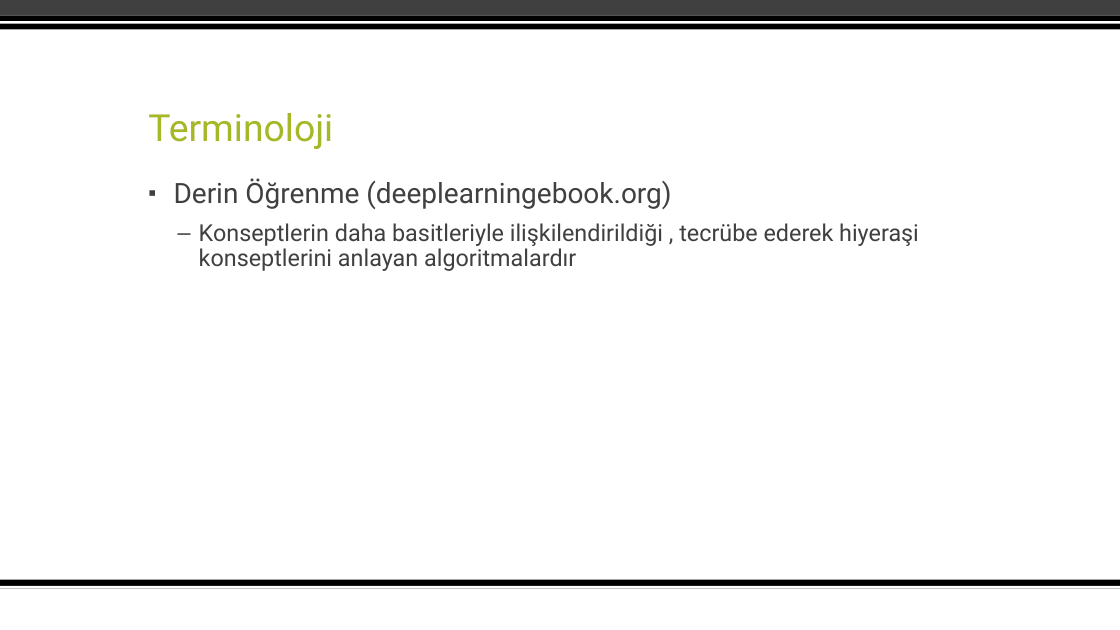
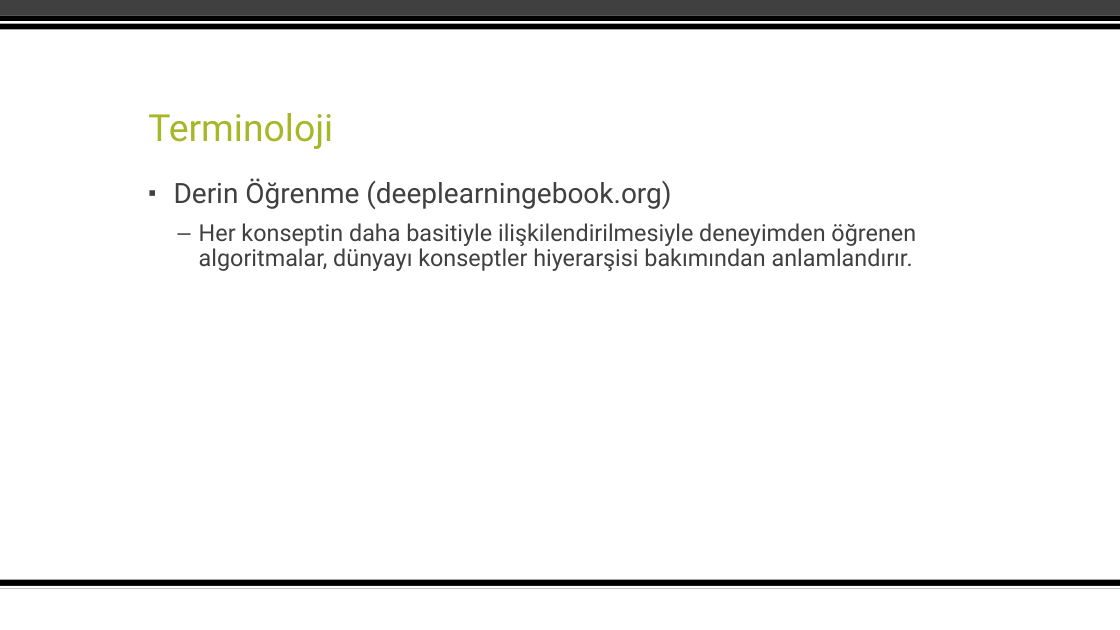
Before and after one commit to bahadirbklg/intro, a slide deck: slide 6 of 1 - introduction/DLMR _1_TURKİSH.pptx. Drawn at 1120x630 pixels with LibreOffice and Linux fonts; fonts in the diff are those of the drawing; background and template pictures are left out. Boxes give left, top, right and bottom in pixels: in the first picture for what was removed or moved away, otherwise in the second. Text is boxed around its words. In the diff, an @@ line names an element or a change of style, - is before the commit and + after.

```diff
--- a/1 - introduction/DLMR _1_TURKİSH.pptx
+++ b/1 - introduction/DLMR _1_TURKİSH.pptx
@@ text at (199, 223, 916, 271): text changed @@
-  – Konseptlerin daha basitleriyle ilişkilendirildiği , tecrübe ederek hiyeraşi konseptlerini anlayan algoritmalardır
+  – Her konseptin daha basitiyle ilişkilendirilmesiyle deneyimden öğrenen algoritmalar, dünyayı konseptler hiyerarşisi bakımından anlamlandırır.
```
Also in this commit, not shown: 4 other slides changed.
